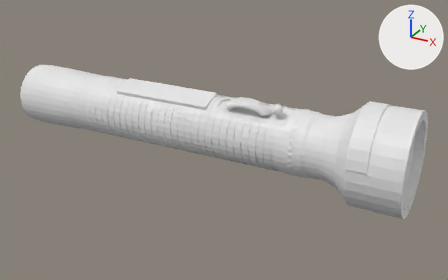
One commit to the FBX model Assets/Art/Models/flashlight.fbx: the scene before it, then after it.
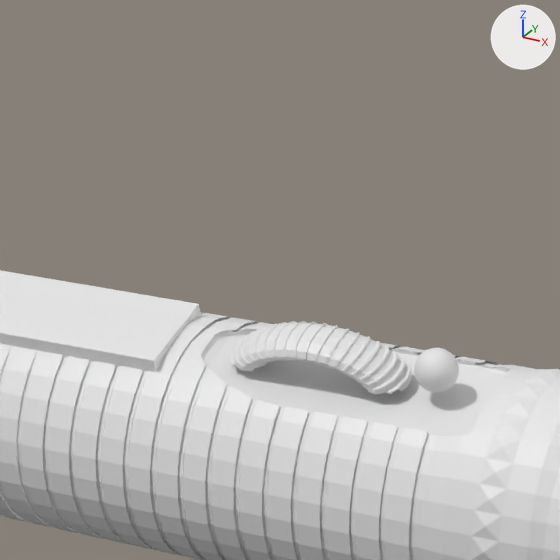
Old and new are each drawn whole from a camera (50 mm lens) standing at (0.2816, -0.3845, 0.1817) and looking at (0.0669, 0.0059, -0.0135) and again close up on the part from 37% to 69% of the width and 5% to 56% of the height. Arrows for +X, +Y and +Z are at upper right; the lights stay in place.
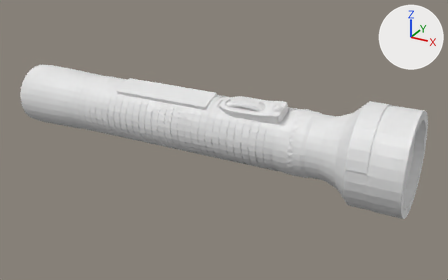
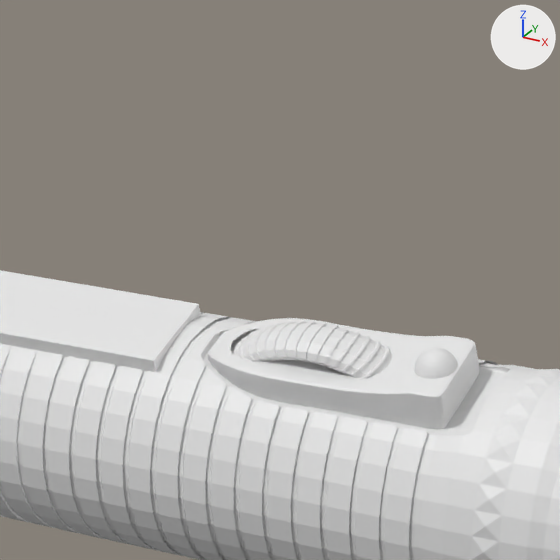
Where the change shows, as pixel boxes [x1, y1, x2, y2] in the close-ups (560 x 560 px):
'Cube.060', added
    after: [208, 318, 479, 429]

The edits, one by one:
Mesh me_cube_073 is new.
It has 2838 vertices, 2716 faces and spans x -0.0315..0.0193, y -0.0098..0.0104, z -0.0065..0.006.
Object 'Cube.060' (ob_cube_060) is new; it shows me_cube_073.
Its location is (0.1018, -0.0056, 0.0227).
